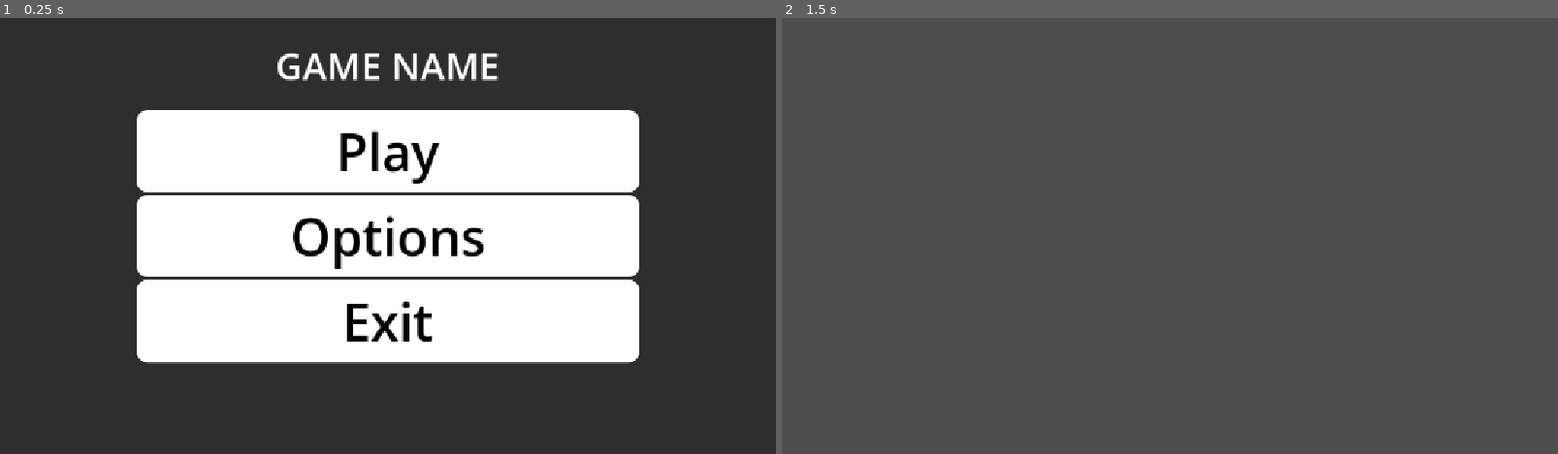
Above: before the commit, frames 1-2 (left to right).
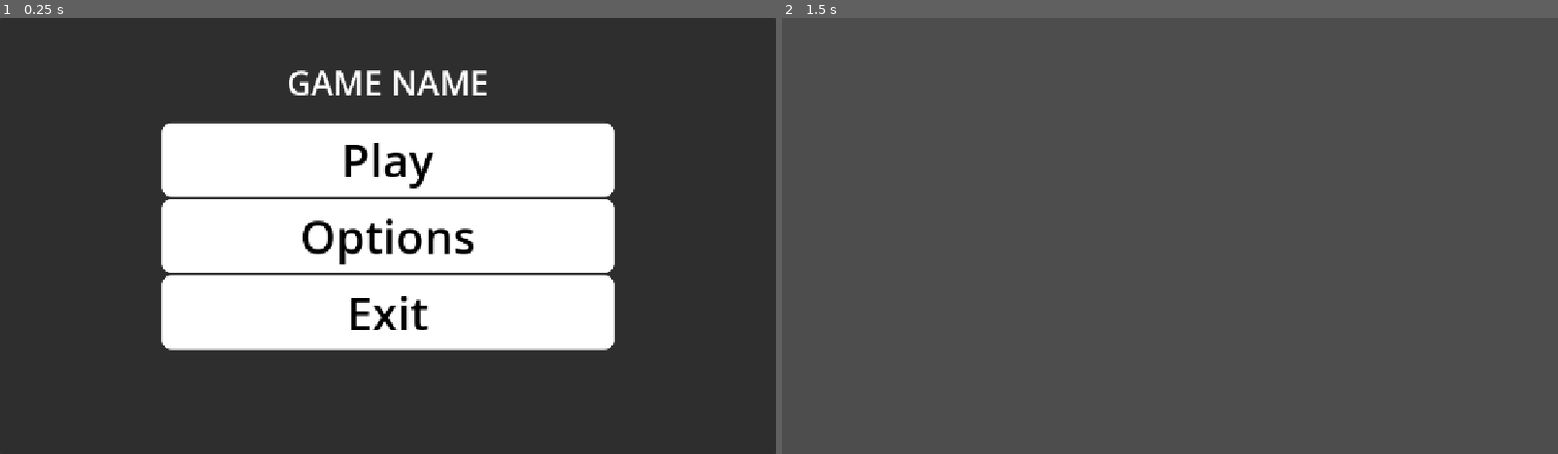
Above: after the commit, the same moments.

Repository: rusycem/MerdekaJam2026
Game: Godot game, scene res://main_menu.tscn
The game is run twice, just before and just after one commit, with the same random seed, the same clock (stepped at 60 frames per second) and the same inputs.
Inputs:
- Up to frame 1 (0.25 s): no input
- Up to frame 2 (1.5 s): click "Play" at 0.5 s; tap Enter at 1.25 s

The runs differ from the first frame. In frame 1, 13% of the frame differs, in the area x 17-83%, y 8-80%; in frame 2, nothing differs.

Commit message:
Feat: Dice Dancing

Diff:
--- a/project.godot
+++ b/project.godot
@@ -17,6 +17,8 @@
 
 [display]
 
+window/size/viewport_width=1280
+window/size/viewport_height=720
 window/stretch/mode="canvas_items"
 window/stretch/aspect="expand"
 
--- /dev/null
+++ b/src/dice20/buttons.gd
@@ -0,0 +1,10 @@
+extends Button
+
+signal number_chosen(number: int)
+
+
+func _ready() -> void :
+	button_up.connect(_on_button_pressed)
+
+func _on_button_pressed() -> void :
+	number_chosen.emit(int(text))
--- /dev/null
+++ b/src/dice20/dice_20.gd
@@ -0,0 +1,88 @@
+extends Node3D
+
+# why dict? readability and also 1-index
+const FACES_ROTATION: Dictionary[String, Vector3] = {
+	"1": Vector3(0, -90, -37.5),
+	"2": Vector3(-30, 20, 167.0),
+	"3": Vector3(20, 58.5, 31.0),
+	"4": Vector3(21.5, -122, -149.5),
+	"5": Vector3(-35, -159, -11.5),
+	"6": Vector3(-36.0, -82, -102.5),
+	"7": Vector3(0, -90, -80.5),
+	"8": Vector3(-70.5, 58, 124.5),
+	"9": Vector3(69.5, 118.5, 121.5),
+	"10": Vector3(-34.5, 96, 77.5),
+
+	"11": Vector3(35.5, -96.5, -103.5),
+	"12": Vector3(-69.5, -119.5, -59.5),
+	"13": Vector3(70.0, -65.5, -64.0),
+	"14": Vector3(0.5, 89.5, 100.5),
+	"15": Vector3(35.5, 81.5, 76.5),
+	"16": Vector3(35, 157.5, 168.0),
+	"17": Vector3(-20.5, 120.5, 31.5),
+	"18": Vector3(-20.5, -60.0, -148.5),
+	"19": Vector3(35.5, -22.5, -13.0),
+	"20": Vector3(180, -90, -37.5),
+}
+
+
+@export var settle_duration := 0.5
+@export var spin_speed := 1800.0
+@export var spin_acceleration := 3600.0
+
+var target_number := 1
+var rolling := false
+var _spin_dir := Vector3.ZERO
+var _spin_velocity := Vector3.ZERO
+var _settle_tween: Tween
+
+
+func _process(delta: float) -> void :
+	if rolling :
+		spin_randomly(delta)
+
+
+func roll_to_number(n: int) -> void :
+	target_number = n
+
+	# reset if die is rolled again
+	if (_settle_tween) :
+		_settle_tween.kill()
+		_settle_tween = null
+
+	rolling = true
+
+	_spin_dir = Vector3(
+		randf_range(-1.0, 1.0),
+		randf_range(-1.0, 1.0),
+		randf_range(-1.0, 1.0)
+	).normalized()
+
+	_spin_velocity = Vector3.ZERO
+	$RollingTimer.start()
+
+
+func spin_randomly(delta: float) -> void :
+	_spin_velocity = _spin_velocity.move_toward(_spin_dir * spin_speed, spin_acceleration * delta)
+
+	_spin_velocity += Vector3(
+		randf_range(-1.0, 1.0),
+		randf_range(-1.0, 1.0),
+		randf_range(-1.0, 1.0)
+	) * spin_speed * delta * 0.5
+
+	_spin_velocity = _spin_velocity.limit_length(spin_speed * 1.5)
+
+	rotation_degrees += _spin_velocity * delta
+
+
+func _on_rolling_timer_timeout() -> void :
+	rolling = false
+	_settle_tween = create_tween()
+
+	_settle_tween.tween_property(
+		self,
+		"rotation_degrees",
+		FACES_ROTATION[str(target_number)],
+		settle_duration
+	).set_trans(Tween.TRANS_CUBIC).set_ease(Tween.EASE_OUT)
--- /dev/null
+++ b/src/dice20/dice_20_window.gd
@@ -0,0 +1,14 @@
+extends Node2D
+
+func _ready() -> void :
+	var dice := $Window/SubViewport/dice20
+
+	# attach signal to every buttons in the grid
+	for row in $VBoxContainer.get_children():
+		for button in row.get_children():
+			button.number_chosen.connect(dice.roll_to_number)
+
+
+func _on_button_button_up() -> void:
+	var dice := $Window/SubViewport/dice20
+	dice.roll_to_number(randi_range(1, 20))
--- /dev/null
+++ b/src/dice20/dice_20_window.tscn
@@ -0,0 +1,186 @@
+[gd_scene format=3 uid="uid://c3kd7vuuqteuc"]
+
+[ext_resource type="PackedScene" uid="uid://bjfvj6lrkcpqc" path="res://assets/objects/dice20/dice20.glb" id="1_0t4qk"]
+[ext_resource type="Script" uid="uid://dx8twcxs0pm5f" path="res://src/dice20/dice_20_window.gd" id="1_ootdh"]
+[ext_resource type="Script" uid="uid://d4bkvxps2dgj2" path="res://src/dice20/dice_20.gd" id="2_vpmt3"]
+[ext_resource type="Script" uid="uid://ddgeq1uc5ludq" path="res://src/dice20/buttons.gd" id="4_oodoe"]
+
+[node name="Dice20Window" type="Node2D" unique_id=516793987]
+script = ExtResource("1_ootdh")
+
+[node name="Window" type="SubViewportContainer" parent="." unique_id=1253719370]
+offset_right = 40.0
+offset_bottom = 40.0
+
+[node name="SubViewport" type="SubViewport" parent="Window" unique_id=857251968]
+handle_input_locally = false
+size = Vector2i(256, 256)
+render_target_update_mode = 4
+
+[node name="dice20" parent="Window/SubViewport" unique_id=227189674 instance=ExtResource("1_0t4qk")]
+transform = Transform3D(-0.9519333, -0.0019343805, -0.30629802, -0.30174875, 0.17774376, 0.93667156, 0.052630708, 0.9840755, -0.16978374, 0, 0, 0)
+script = ExtResource("2_vpmt3")
+
+[node name="RollingTimer" type="Timer" parent="Window/SubViewport/dice20" unique_id=1318667827]
+
+[node name="Camera3D" type="Camera3D" parent="Window/SubViewport" unique_id=1779473315]
+transform = Transform3D(1, 0, 0, 0, -4.371139e-08, 1, 0, -1, -4.371139e-08, 0, 1.7327557, 0)
+
+[node name="DirectionalLight3D" type="SpotLight3D" parent="Window/SubViewport" unique_id=903325984]
+transform = Transform3D(0.9495561, 0.30673522, 0.06524409, -0.059085086, -0.029332727, 0.9978219, 0.30798092, -0.95134276, -0.009729593, 0, 2.4969049, 0)
+light_energy = 1.896
+
+[node name="VBoxContainer" type="VBoxContainer" parent="." unique_id=2087930613]
+offset_left = 711.0
+offset_top = 211.0
+offset_right = 751.0
+offset_bottom = 251.0
+theme_override_constants/separation = 12
+
+[node name="HBoxContainer" type="HBoxContainer" parent="VBoxContainer" unique_id=1456080790]
+layout_mode = 2
+theme_override_constants/separation = 12
+
+[node name="1" type="Button" parent="VBoxContainer/HBoxContainer" unique_id=1872871528]
+layout_mode = 2
+theme_override_font_sizes/font_size = 32
+text = "01"
+script = ExtResource("4_oodoe")
+
+[node name="2" type="Button" parent="VBoxContainer/HBoxContainer" unique_id=1147272475]
+layout_mode = 2
+theme_override_font_sizes/font_size = 32
+text = "02"
+script = ExtResource("4_oodoe")
+
+[node name="3" type="Button" parent="VBoxContainer/HBoxContainer" unique_id=1212101934]
+layout_mode = 2
+theme_override_font_sizes/font_size = 32
+text = "03"
+script = ExtResource("4_oodoe")
+
+[node name="4" type="Button" parent="VBoxContainer/HBoxContainer" unique_id=1041006412]
+layout_mode = 2
+theme_override_font_sizes/font_size = 32
+text = "04"
+script = ExtResource("4_oodoe")
+
+[node name="5" type="Button" parent="VBoxContainer/HBoxContainer" unique_id=1972306257]
+layout_mode = 2
+theme_override_font_sizes/font_size = 32
+text = "05"
+script = ExtResource("4_oodoe")
+
+[node name="HBoxContainer2" type="HBoxContainer" parent="VBoxContainer" unique_id=45205332]
+layout_mode = 2
+theme_override_constants/separation = 12
+
+[node name="6" type="Button" parent="VBoxContainer/HBoxContainer2" unique_id=1268224031]
+layout_mode = 2
+theme_override_font_sizes/font_size = 32
+text = "06"
+script = ExtResource("4_oodoe")
+
+[node name="7" type="Button" parent="VBoxContainer/HBoxContainer2" unique_id=1816270710]
+layout_mode = 2
+theme_override_font_sizes/font_size = 32
+text = "07"
+script = ExtResource("4_oodoe")
+
+[node name="8" type="Button" parent="VBoxContainer/HBoxContainer2" unique_id=960202849]
+layout_mode = 2
+theme_override_font_sizes/font_size = 32
+text = "08"
+script = ExtResource("4_oodoe")
+
+[node name="9" type="Button" parent="VBoxContainer/HBoxContainer2" unique_id=1097894644]
+layout_mode = 2
+theme_override_font_sizes/font_size = 32
+text = "09"
+script = ExtResource("4_oodoe")
+
+[node name="10" type="Button" parent="VBoxContainer/HBoxContainer2" unique_id=102419018]
+layout_mode = 2
+theme_override_font_sizes/font_size = 32
+text = "10
+"
+script = ExtResource("4_oodoe")
+
+[node name="HBoxContainer3" type="HBoxContainer" parent="VBoxContainer" unique_id=1009857300]
+layout_mode = 2
+theme_override_constants/separation = 12
+
+[node name="11" type="Button" parent="VBoxContainer/HBoxContainer3" unique_id=114046571]
+layout_mode = 2
+theme_override_font_sizes/font_size = 32
+text = "11"
+script = ExtResource("4_oodoe")
+
+[node name="12" type="Button" parent="VBoxContainer/HBoxContainer3" unique_id=688628368]
+layout_mode = 2
+theme_override_font_sizes/font_size = 32
+text = "12"
+script = ExtResource("4_oodoe")
+
+[node name="13" type="Button" parent="VBoxContainer/HBoxContainer3" unique_id=1083322359]
+layout_mode = 2
+theme_override_font_sizes/font_size = 32
+text = "13"
+script = ExtResource("4_oodoe")
+
+[node name="14" type="Button" parent="VBoxContainer/HBoxContainer3" unique_id=2029536346]
+layout_mode = 2
+theme_override_font_sizes/font_size = 32
+text = "14"
+script = ExtResource("4_oodoe")
+
+[node name="15" type="Button" parent="VBoxContainer/HBoxContainer3" unique_id=1227562465]
+layout_mode = 2
+theme_override_font_sizes/font_size = 32
+text = "15"
+script = ExtResource("4_oodoe")
+
+[node name="HBoxContainer4" type="HBoxContainer" parent="VBoxContainer" unique_id=1985585750]
+layout_mode = 2
+theme_override_constants/separation = 12
+
+[node name="16" type="Button" parent="VBoxContainer/HBoxContainer4" unique_id=549205299]
+layout_mode = 2
+theme_override_font_sizes/font_size = 32
+text = "16"
+script = ExtResource("4_oodoe")
+
+[node name="17" type="Button" parent="VBoxContainer/HBoxContainer4" unique_id=1243141604]
+layout_mode = 2
+theme_override_font_sizes/font_size = 32
+text = "17"
+script = ExtResource("4_oodoe")
+
+[node name="18" type="Button" parent="VBoxContainer/HBoxContainer4" unique_id=1437526521]
+layout_mode = 2
+theme_override_font_sizes/font_size = 32
+text = "18"
+script = ExtResource("4_oodoe")
+
+[node name="19" type="Button" parent="VBoxContainer/HBoxContainer4" unique_id=742610971]
+layout_mode = 2
+theme_override_font_sizes/font_size = 32
+text = "19"
+script = ExtResource("4_oodoe")
+
+[node name="20" type="Button" parent="VBoxContainer/HBoxContainer4" unique_id=849851302]
+layout_mode = 2
+theme_override_font_sizes/font_size = 32
+text = "20"
+script = ExtResource("4_oodoe")
+
+[node name="Button" type="Button" parent="." unique_id=201682840]
+offset_left = 1031.0
+offset_top = 305.0
+offset_right = 1168.0
+offset_bottom = 358.0
+theme_override_font_sizes/font_size = 32
+text = "Random"
+
+[connection signal="timeout" from="Window/SubViewport/dice20/RollingTimer" to="Window/SubViewport/dice20" method="_on_rolling_timer_timeout"]
+[connection signal="button_up" from="Button" to="." method="_on_button_button_up"]
Not shown, added: assets/objects/dice20/dice20.blend.import
Binary file added: assets/objects/dice20/dice20.glb
Not shown, added: assets/objects/dice20/dice20.glb.import
Binary file added: assets/objects/dice20/dice20_line-notebook-paper-on-white-background-free-vector-1599595873.jpg
Not shown, added: assets/objects/dice20/dice20_line-notebook-paper-on-white-background-free-vector-1599595873.jpg.import
Binary file added: assets/objects/dice20/dice20_texture.jpg
Not shown, added: assets/objects/dice20/dice20_texture.jpg.import
Not shown, added: src/dice20/buttons.gd.uid
Not shown, added: src/dice20/dice_20.gd.uid
Not shown, added: src/dice20/dice_20_window.gd.uid
Not shown, added: assets/objects/dice20/dice20.blend
